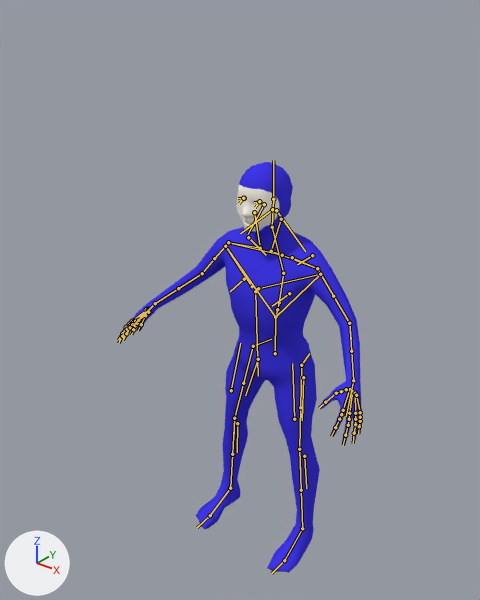
Renders of the Blender file blend/mr_spandex2_anim.blend from each side of a commit.
Camera for both pictures: a 50 mm lens placed at (121.8, -170.0, 201.2), pointed at (-6.0, -10.3, 102.2). Arrows for +X, +Y and +Z are at lower left; the lights stay in place. The bones that bend it are drawn over the model as lines.

The first picture shows 'gamejam_mr_spandex2:Low-Poly', 'gamejam_mr_spandex2:male1591'.
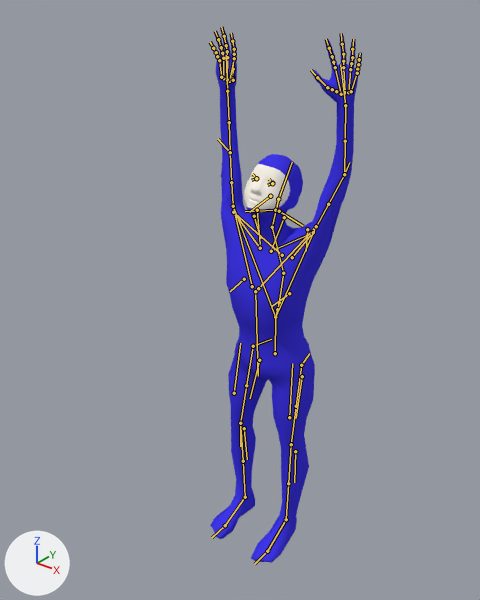
The newer file adds an action. The first version stands in its rest pose; the second is drawn at frame 7 of the action 'pose_H'.

What differs and where, as boxes [x1, y1, x2, y2] in the pictures (480 x 600 px):
'gamejam_mr_spandex2:male1591', posed (38% narrower, 30% taller): before [118, 162, 363, 573]; after [210, 27, 362, 563]

What the commit changed:
Bone 'shoulder.L' (bone_shoulder_l) turns from (0, 0, 0) to (42, 0, -6) degrees about its own x, y and z.
Bone 'shoulder.R' (bone_shoulder_r) turns from (0, 0, 0) to (42, 0, 6) degrees about its own x, y and z.
Bone 'hand.ik.R' (bone_hand_ik_r) moves from (0.0, 0.0, 0.0) to (20.0, 18.8, 75.6).
Bone 'hand.ik.R' (bone_hand_ik_r) turns from (0, 0, 0) to (-80, -68, -41) degrees about its own x, y and z.
Bone 'hand.ik.L' (bone_hand_ik_l) moves from (0.0, 0.0, 0.0) to (-20.0, 18.8, 75.6).
Bone 'hand.ik.L' (bone_hand_ik_l) turns from (0, 0, 0) to (-80, 68, 41) degrees about its own x, y and z.
Bone 'head' (bone_head) moves from (0.0, 0.0, 0.0) to (0.0, 6.6, -0.3).
Bone 'head' (bone_head) turns from (0, 0, 0) to (-30, 0, -4) degrees about its own x, y and z.
Bone 'foot.ik.R' (bone_foot_ik_r) moves from (0.0, 0.0, 0.0) to (8.0, 0.0, -0.3).
Bone 'foot.ik.L' (bone_foot_ik_l) moves from (0.0, 0.0, 0.0) to (-8.0, 0.0, -0.3).
